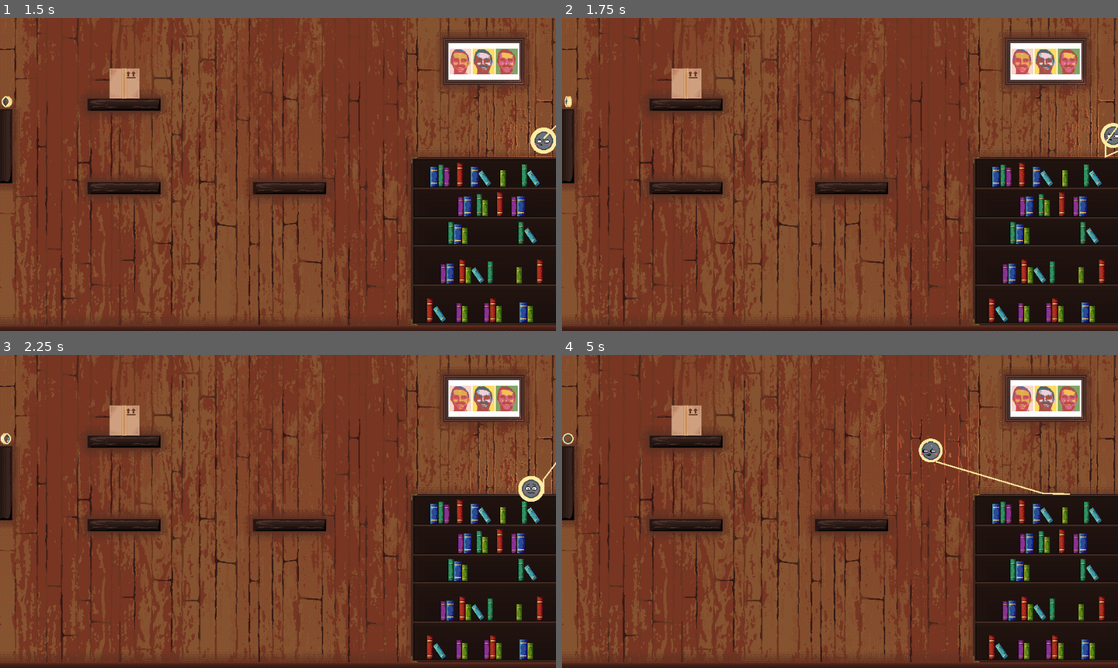
Above: before the commit, frames 1-4 (two rows, left to right).
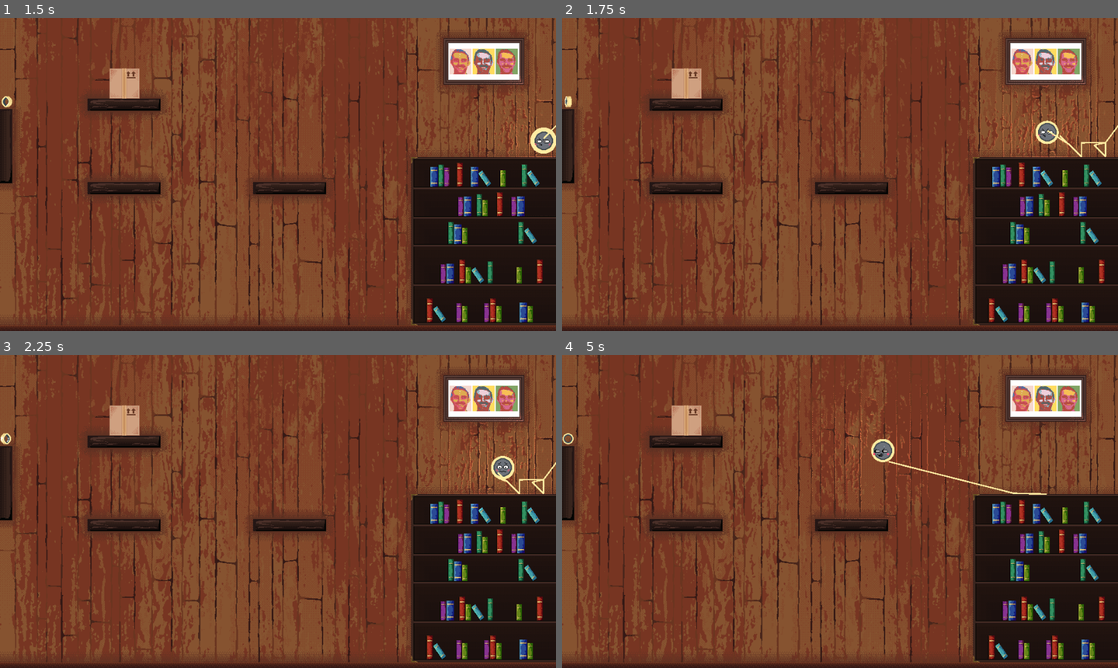
Above: after the commit, the same moments.

Repository: NAERNON/ggj-2026-mask
Game: Godot game, scene res://scenes/main.tscn
The game is run twice, just before and just after one commit, with the same random seed, the same clock (stepped at 60 frames per second) and the same inputs.
Inputs:
- Up to frame 1 (1.5 s): tap Enter (ui_accept) at 0.5 s; hold D (move_tape_right) 0.53-1.28 s; hold R (move_tape_reroll) 0.53-1.28 s; tap Space (move_tape_jump) at 0.77 s; hold S (move_tape_down) from 1.28 s (still down); tap G (tape_switch_grip) at 1.35 s
- Up to frame 2 (1.75 s): keep holding S (move_tape_down); tap Space (move_tape_jump) at 1.52 s
- Up to frame 3 (2.25 s): release S (move_tape_down) at 2.03 s; hold D (move_tape_right) from 2.03 s (still down); hold R (move_tape_reroll) from 2.03 s (still down)
- Up to frame 4 (5 s): release D (move_tape_right) at 2.78 s; release R (move_tape_reroll) at 2.78 s; hold W (move_tape_up) 2.78-3.53 s; tap G (tape_switch_grip) at 2.85, 4.35 s; tap Space (move_tape_jump) at 3.02, 3.77, 4.52 s; hold R (move_tape_reroll) 3.53-4.28 s; hold A (move_tape_left) from 3.53 s (still down)

Frame 1 is identical in both runs. In frame 2, 1.3% of the frame differs, in the area x 72-100%, y 17-59%; in frame 3, 1.1%; in frame 4, 1.6%, in the area x 42-92%, y 4-56%.

Commit message:
Improv tape platform creation

Diff:
--- a/scenes/main.gd
+++ b/scenes/main.gd
@@ -95,6 +95,10 @@
 		if _nb_current_tape_points > 1 :
 			masking_tape.one_grip_point = true
 
+		if _current_tape.get_child_count(false) > 0 :
+			var foo : StaticBody2D = _current_tape.get_child(-1)
+			foo.set_collision_layer_value(1, true)
+
 		if _nb_current_tape_points > 2 :
 			var p1 : Vector2 = _current_tape.get_point_position(_nb_current_tape_points-3)
 			var p2 : Vector2 = _current_tape.get_point_position(_nb_current_tape_points-2)
@@ -114,6 +118,7 @@
 			body.position = center
 			body.add_child(collision)
 
+			body.set_collision_layer_value(1, false)
 			_current_tape.add_child(body)
 
 func remove_tape_point() -> void :
@@ -139,6 +144,9 @@
 			var p1 : Vector2 = _current_tape.get_point_position(_nb_current_tape_points-2)
 			var p2 : Vector2 = _current_tape.get_point_position(_nb_current_tape_points-1)
 			_masking_tapes_len += p1.distance_to(p2)
+		if _current_tape.get_child_count(false) > 0 :
+			var foo : StaticBody2D = _current_tape.get_child(-1)
+			foo.set_collision_layer_value(1, true)
 
 	_current_tape_len = 0.0
 	_current_tape = null
